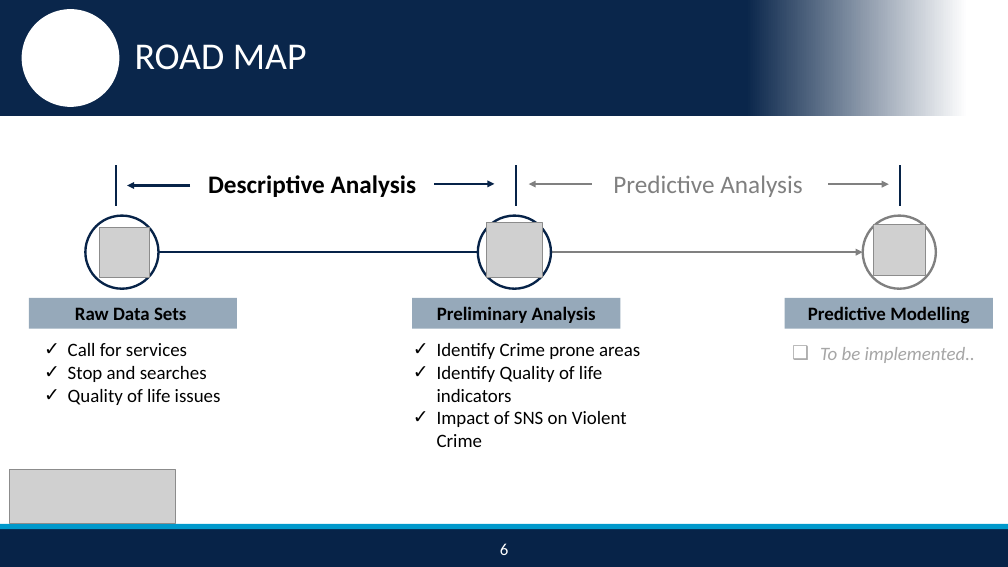
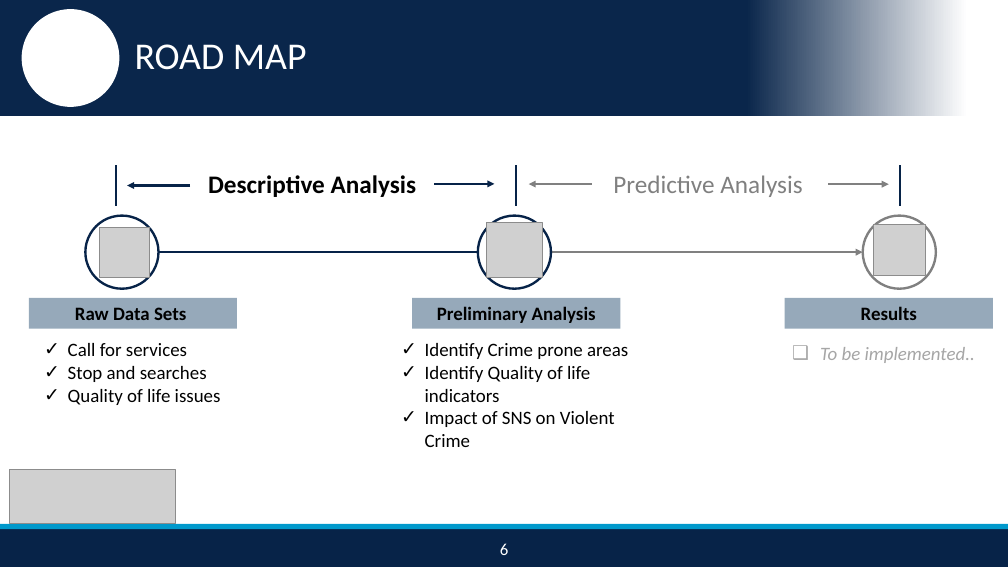
Before and after one commit to nikhilba/NOLA, a slide deck: slide 7 of Presentation/NOLA_Midterm_Presentation_v1.2.pptx. Drawn at 1008x567 pixels with LibreOffice and Linux fonts; fonts in the diff are those of the drawing; grey boxes stand for pictures; background and template pictures are left out. Boxes give left, top, right and bottom in pixels: in the first picture for what was removed or moved away, otherwise in the second. Text is boxed around its words. In the diff, an @@ line names an element or a change of style, - is before the commit and + after.

```diff
--- a/Presentation/NOLA_Midterm_Presentation_v1.2.pptx
+++ b/Presentation/NOLA_Midterm_Presentation_v1.2.pptx
@@ text in rectangle at [861,306,917,320]: text changed @@
-Predictive Modelling
+Results
@@ text "Identify Crime prone areas": place and size @@
-text "Identify Crime prone areas" at [437,343,640,447]
+text "Identify Crime prone areas" at [425,343,628,447]
```
Also in this commit, not shown: 4 other slides changed.
